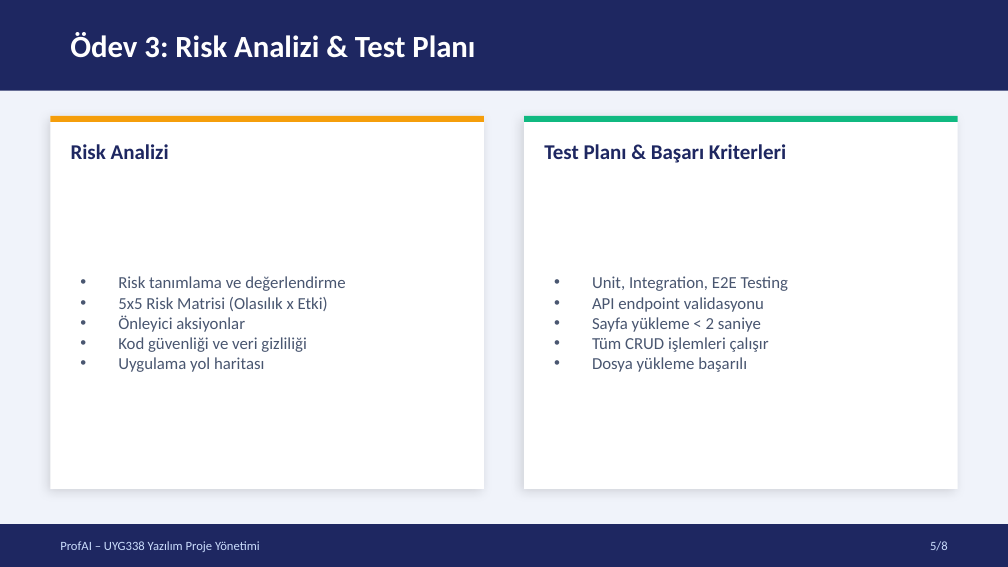
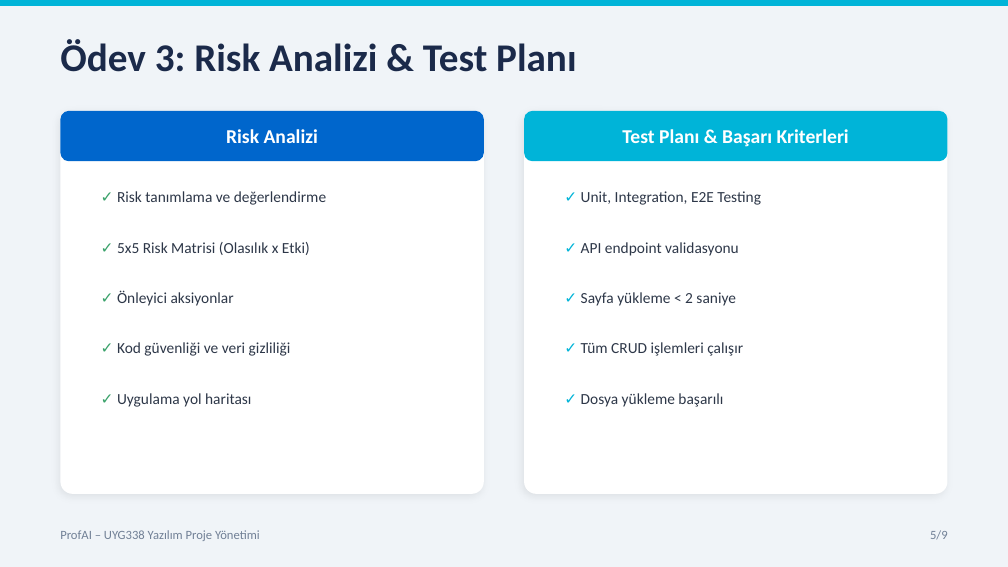
Before and after one commit to ProfAI-Team/ProfAI, a slide deck: slide 5 of ProfAI_Presentation.pptx. Drawn at 1008x567 pixels with LibreOffice and Linux fonts; fonts in the diff are those of the drawing. Boxes give left, top, right and bottom in pixels: in the first picture for what was removed or moved away, otherwise in the second. Text is boxed around its words. In the diff, an @@ line names an element or a change of style, - is before the commit and + after.

Commit message:
Update presentations with screenshots and fix auth endpoint
- Redesign TR & EN presentations with brighter color palette
- Add 4 application screenshots (home, professors, dashboard, upload)
- Fix authService to use correct /auth/me endpoint instead of /auth/profile

```diff
--- a/ProfAI_Presentation.pptx
+++ b/ProfAI_Presentation.pptx
@@ background #F0F3FA to #F0F4F8 @@
@@ rectangle: place and size @@
-rectangle at box(0, 0, 1008, 91)
+rectangle at box(0, 0, 1008, 6)
@@ rectangle at box(0, 0, 1008, 6): fill #1E2761 to #00B4D8 @@
@@ text "Ödev 3: Risk Analizi & ...": place and size @@
-text "Ödev 3: Risk Analizi & ..." at box(70, 32, 475, 58)
+text "Ödev 3: Risk Analizi & ..." at box(60, 39, 576, 72)
@@ text "Ödev 3: Risk Analizi & ..." at box(60, 39, 576, 72): size 22 to 28 pt, text colour #FFFFFF to #1B2A4A @@
@@ text "Risk Analizi": place and size @@
-text "Risk Analizi" at box(71, 144, 169, 159)
+text "Risk Analizi" at box(226, 129, 318, 143)
@@ text "Risk Analizi" at box(226, 129, 318, 143): size 15 to 14 pt, text colour #1E2761 to #FFFFFF; alignment left to centre @@
@@ rounded rectangle: place and size @@
-rounded rectangle at box(50, 116, 484, 489)
+rounded rectangle at box(60, 111, 484, 494)
@@ rounded rectangle at box(60, 111, 484, 494): rectangle to rounded rectangle; shadow changed @@
@@ rounded rectangle: place and size @@
-rounded rectangle at box(50, 116, 484, 122)
+rounded rectangle at box(60, 111, 484, 161)
@@ rounded rectangle at box(60, 111, 484, 161): rectangle to rounded rectangle; fill #F59E0B to #0066CC @@
@@ text "Test Planı & Başarı Kriterleri" at box(622, 129, 849, 147): size 15 to 14 pt, text colour #1E2761 to #FFFFFF; alignment left to centre @@
@@ text "Test Planı & Başarı Kriterleri": place and size @@
-text "Test Planı & Başarı Kriterleri" at box(544, 144, 786, 163)
+text "Test Planı & Başarı Kriterleri" at box(622, 129, 849, 147)
@@ rounded rectangle at box(524, 111, 948, 494): rectangle to rounded rectangle; shadow changed @@
@@ rounded rectangle: place and size @@
-rounded rectangle at box(524, 116, 958, 489)
+rounded rectangle at box(524, 111, 948, 494)
@@ rectangle removed at box(524, 116, 958, 122) @@
@@ rounded rectangle added at box(524, 111, 948, 161), fill #00B4D8 @@
@@ text at box(117, 191, 326, 205): text changed; size 12 to 11 pt; text colour #495670 to #2D3748 @@
-• Risk tanımlama ve değerlendirme
-• 5x5 Risk Matrisi (Olasılık x Etki)
-• Önleyici aksiyonlar
-• Kod güvenliği ve veri gizliliği
-• Uygulama yol haritası
+✓ Risk tanımlama ve değerlendirme
@@ text added at box(581, 191, 761, 205), 11 pt, text #2D3748 @@
+✓ Unit, Integration, E2E Testing
@@ text added at box(117, 242, 310, 255), 11 pt, text #2D3748 @@
+✓ 5x5 Risk Matrisi (Olasılık x Etki)
@@ text added at box(581, 242, 739, 256), 11 pt, text #2D3748 @@
+✓ API endpoint validasyonu
@@ text added at box(117, 290, 234, 306), 11 pt, text #2D3748 @@
+✓ Önleyici aksiyonlar
@@ text added at box(581, 292, 736, 306), 11 pt, text #2D3748 @@
+✓ Sayfa yükleme < 2 saniye
@@ text removed at box(592, 276, 788, 372) @@
-• Unit, Integration, E2E Testing
-• API endpoint validasyonu
-• Sayfa yükleme < 2 saniye
-• Tüm CRUD işlemleri çalışır
-• Dosya yükleme başarılı
@@ text added at box(117, 342, 291, 356), 11 pt, text #2D3748 @@
+✓ Kod güvenliği ve veri gizliliği
@@ text added at box(581, 342, 743, 356), 11 pt, text #2D3748 @@
+✓ Tüm CRUD işlemleri çalışır
@@ text added at box(117, 393, 251, 407), 11 pt, text #2D3748 @@
+✓ Uygulama yol haritası
@@ text added at box(581, 393, 723, 407), 11 pt, text #2D3748 @@
+✓ Dosya yükleme başarılı
@@ rectangle removed at box(0, 524, 1008, 566) @@
@@ text "ProfAI – UYG338 Yazılım Proje ...": place and size @@
-text "ProfAI – UYG338 Yazılım Proje ..." at box(60, 541, 260, 552)
+text "ProfAI – UYG338 Yazılım Proje ..." at box(60, 530, 260, 541)
@@ text "ProfAI – UYG338 Yazılım Proje ..." at box(60, 530, 260, 541): text colour #CADCFC to #718096 @@
@@ text at box(930, 530, 948, 540): text changed; text colour #CADCFC to #718096 @@
-5/8
+5/9
```
Also in this commit, not shown: 7 other slides changed, 1 slide added, 8 other files.
